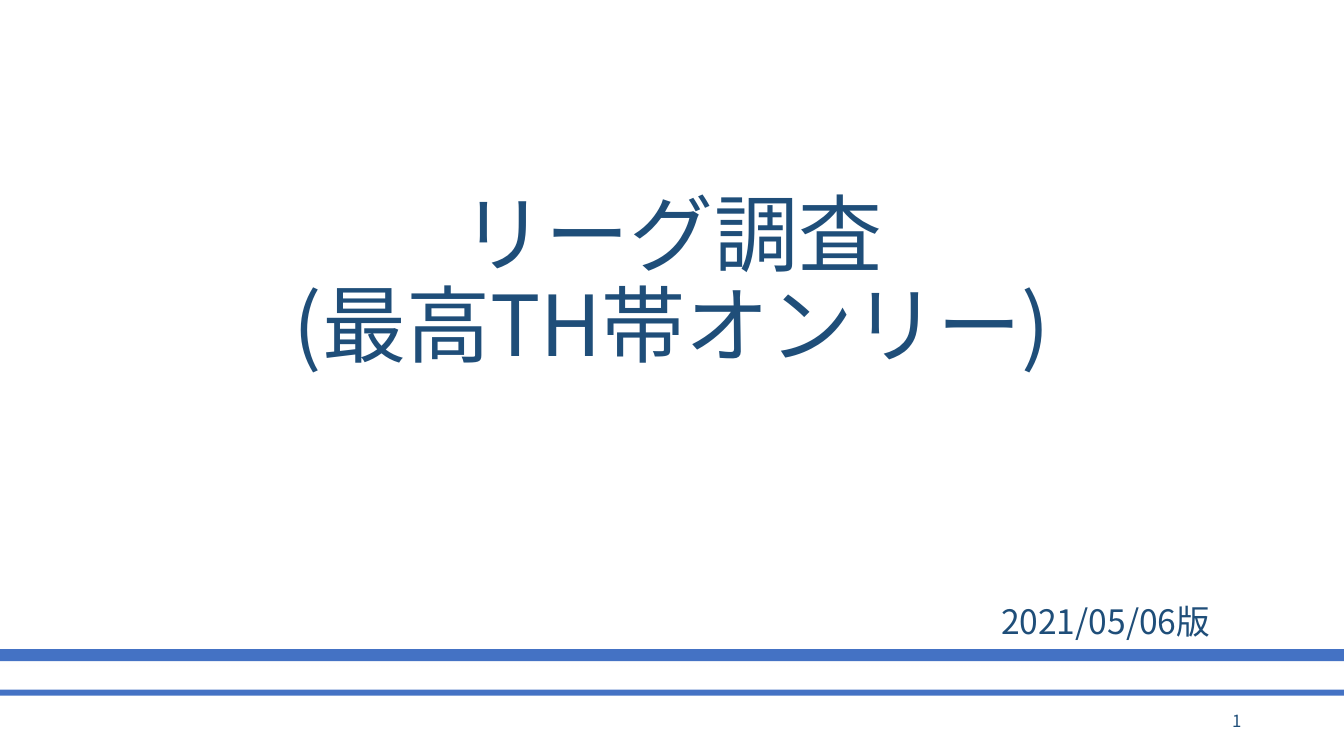
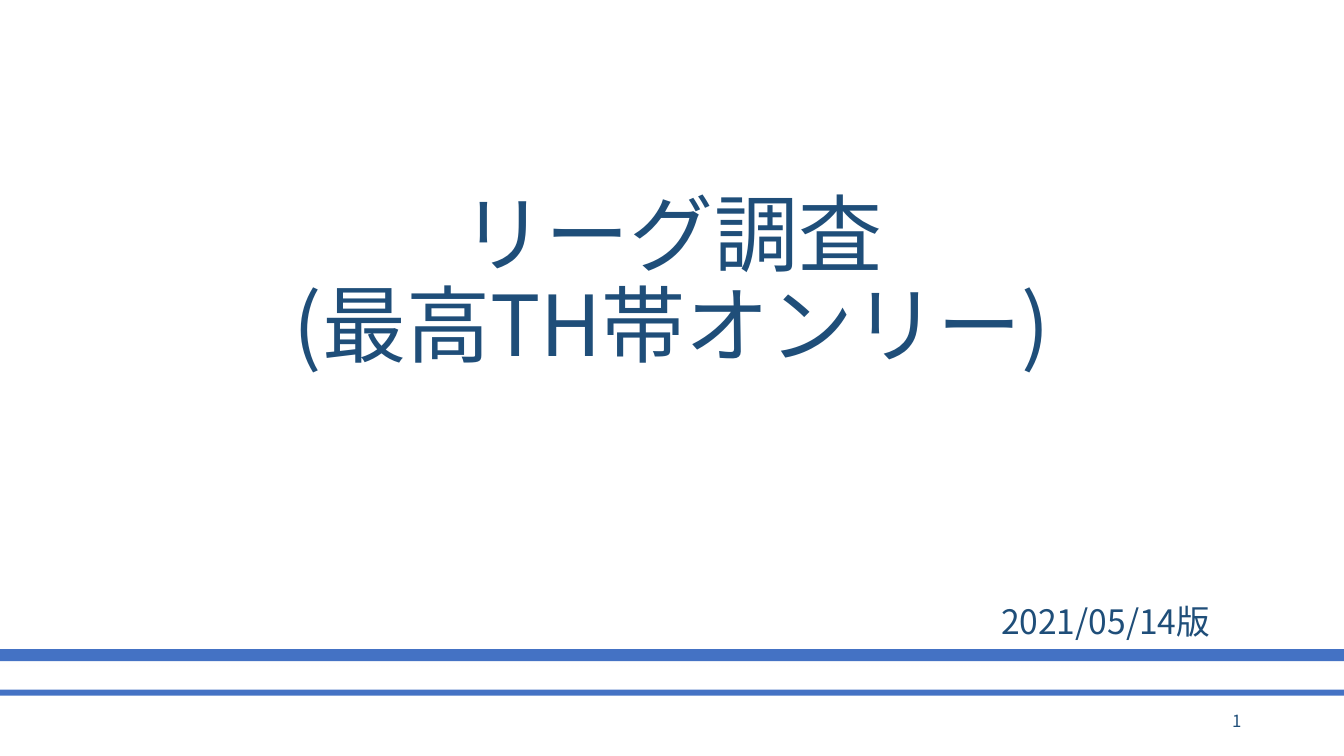
Before and after one commit to bigtreeCoC/documents, a slide deck: slide 1 of リーグ調査.pptx. Drawn at 1344x756 pixels with LibreOffice and Linux fonts; fonts in the diff are those of the drawing. Boxes give left, top, right and bottom in pixels: in the first picture for what was removed or moved away, otherwise in the second. Text is boxed around its words. In the diff, an @@ line names an element or a change of style, - is before the commit and + after.

Commit message:
リーグ調査

```diff
--- a/リーグ調査.pptx
+++ b/リーグ調査.pptx
@@ text at [1001,605,1210,640]: text changed @@
-2021/05/06版
+2021/05/14版
```
Also in this commit, not shown: 12 other slides changed, 2 slides added, 1 other file.
